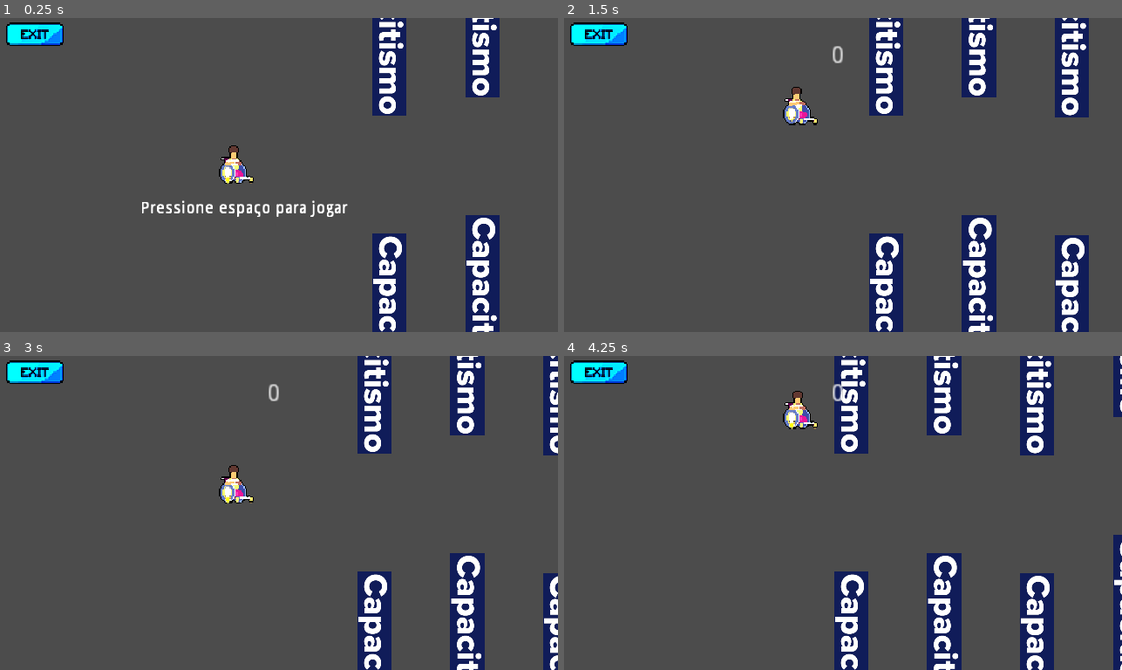
Above: before the commit, frames 1-4 (two rows, left to right).
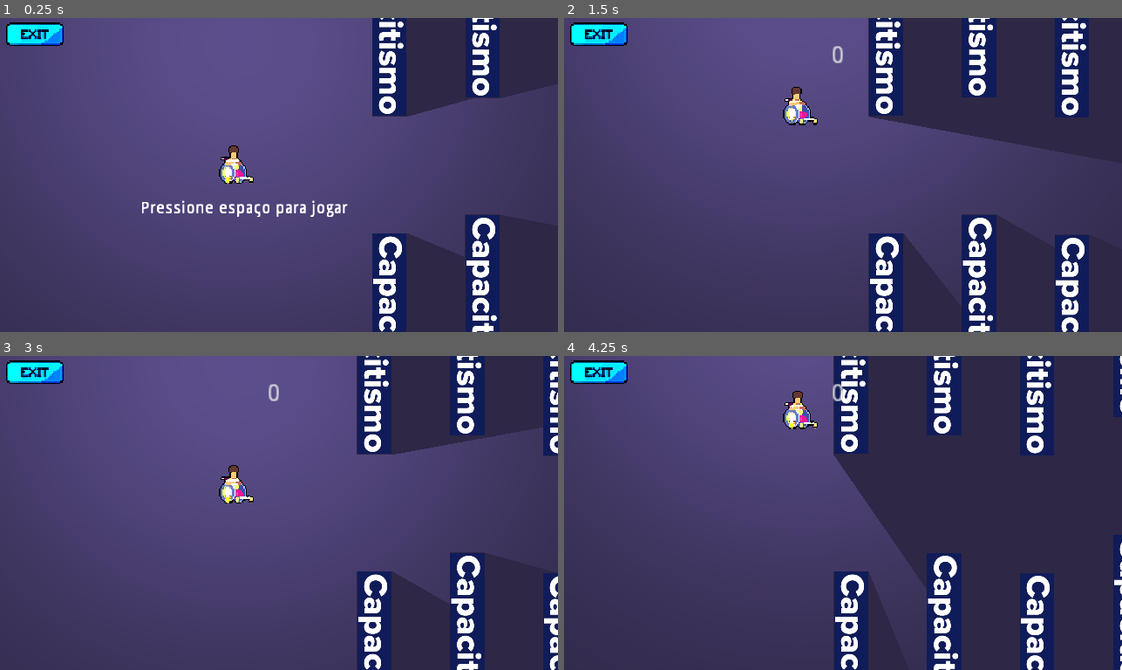
Above: after the commit, the same moments.

Repository: 2022M1T1-Inteli/Memories
Game: Godot game, scene res://Scenes/Level/Cadeirante/Task/PCD-World.tscn
The game is run twice, just before and just after one commit, with the same random seed, the same clock (stepped at 60 frames per second) and the same inputs. This scene is started directly instead of the project's main scene. Sound files missing from this copy of the repository are replaced by a short silence.
Inputs (mouse positions are in pixels of both pictures, inside the frame that each line leads up to):
- Up to frame 1 (0.25 s): no input
- Up to frame 2 (1.5 s): tap Space (FLAP) at 0.5, 0.77, 1.07 s; move the mouse to (965, 159) at 0.52 s; hold Right (ui_right) from 0.53 s (still down); move the mouse to (731, 190) at 1.27 s
- Up to frame 3 (3 s): tap Space (FLAP) at 1.52, 1.82, 2.75 s; move the mouse to (334, 443) at 2.02 s; release Right (ui_right) at 2.03 s; hold Left (ui_left) 2.03-2.78 s; move the mouse to (251, 575) at 2.77 s; hold Right (ui_right) from 2.78 s (still down)
- Up to frame 4 (4.25 s): keep holding Right (ui_right); tap Space (FLAP) at 3.02, 3.32, 3.77, 4.07 s; move the mouse to (1010, 560) at 3.52 s

The runs differ from the first frame. In frame 1, 79% of the frame differs, in the area x 0-100%, y 0-100%; in frame 2, 74%; in frame 3, 75%; in frame 4, 77%.

Commit message:
Update PCD-World.tscn

Diff:
--- a/src/Memories/Scenes/Level/Cadeirante/Task/PCD-World.tscn
+++ b/src/Memories/Scenes/Level/Cadeirante/Task/PCD-World.tscn
@@ -165,7 +165,6 @@
 }
 
 [node name="BackGround" type="Sprite" parent="."]
-visible = false
 position = Vector2( -1.90735e-06, 71 )
 scale = Vector2( 200, 200 )
 z_index = -5
@@ -189,7 +188,7 @@
 [node name="AnimatedSprite" type="AnimatedSprite" parent="memoria"]
 scale = Vector2( 0.033, 0.031 )
 frames = SubResource( 5 )
-frame = 8
+frame = 1
 playing = true
 
 [node name="CollisionShape2D" type="CollisionShape2D" parent="memoria"]
@@ -206,7 +205,7 @@
 position = Vector2( 0.222656, -0.258057 )
 scale = Vector2( 0.033, 0.031 )
 frames = SubResource( 7 )
-frame = 6
+frame = 9
 playing = true
 
 [node name="CollisionShape2D2" type="CollisionShape2D" parent="memoria2"]
@@ -224,7 +223,7 @@
 position = Vector2( 0.222656, -0.258057 )
 scale = Vector2( 0.033, 0.031 )
 frames = SubResource( 7 )
-frame = 5
+frame = 8
 playing = true
 
 [node name="CollisionShape2D2" type="CollisionShape2D" parent="memoria3"]
